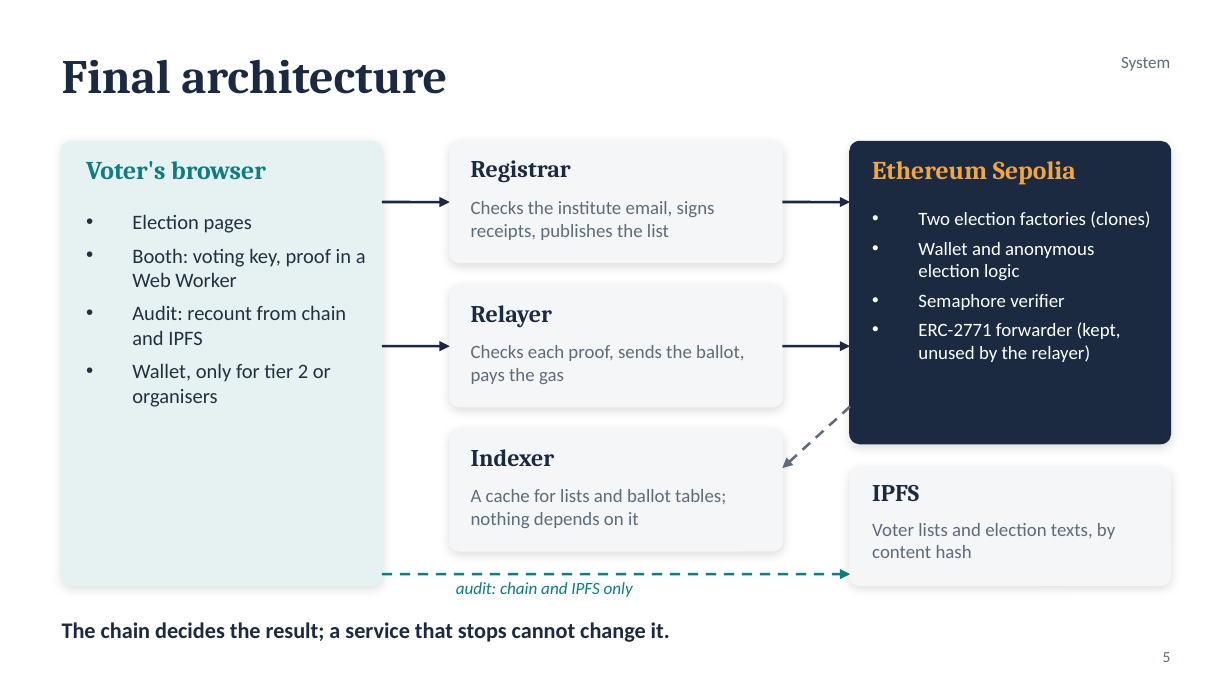
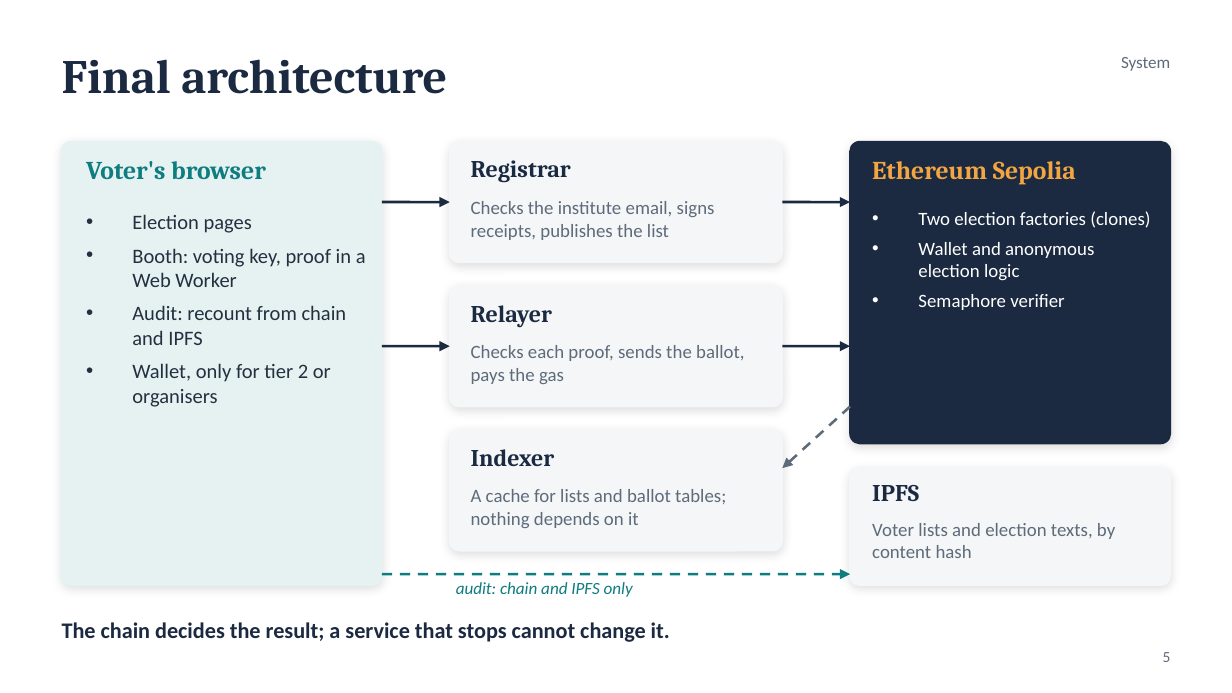
Before and after one commit to Chaitanya-Keyal/decentralized-voting-system, a slide deck: slide 5 of reports/eval2-slides.pptx. Drawn at 1232x693 pixels with LibreOffice and Linux fonts; fonts in the diff are those of the drawing. Boxes give left, top, right and bottom in pixels: in the first picture for what was removed or moved away, otherwise in the second. Text is boxed around its words. In the diff, an @@ line names an element or a change of style, - is before the commit and + after.

```diff
--- a/reports/eval2-slides.pptx
+++ b/reports/eval2-slides.pptx
@@ text at [918, 322, 1121, 362]: paragraph removed @@
-• ERC-2771 forwarder (kept, unused by the relayer)
```
Also in this commit, not shown: 5 other slides changed, 16 other files.
